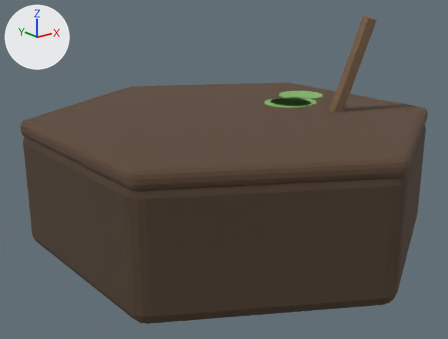
Before and after pictures for a commit that changed the Blender file bramblecrown/source-art/hex_water.blend.
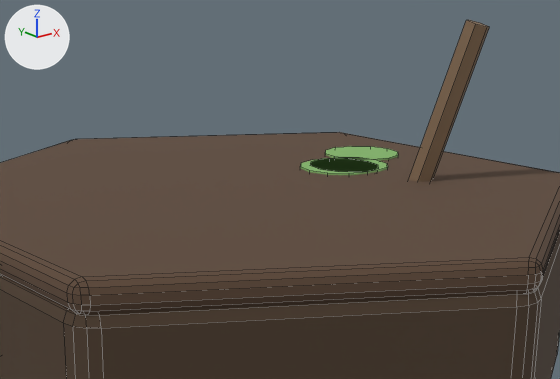
Each version is shown whole from a 50 mm camera at (-1.83, -2.22, 0.42) aimed at (-0.07, -0.02, -0.46), then close up on the part from 19% to 94% of the width and 1% to 68% of the height. The lights are fixed; the arrows at upper left show +X, +Y and +Z. The older version's two pictures come first. The close-ups show mesh edges as thin lines.

Names of what the first close-up shows: 'hex_water'.
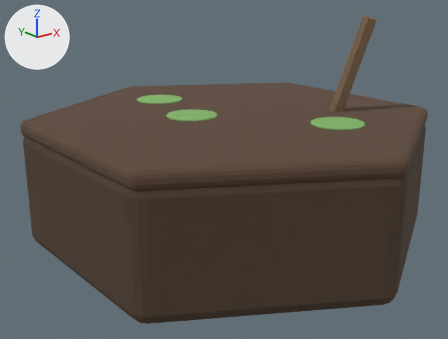
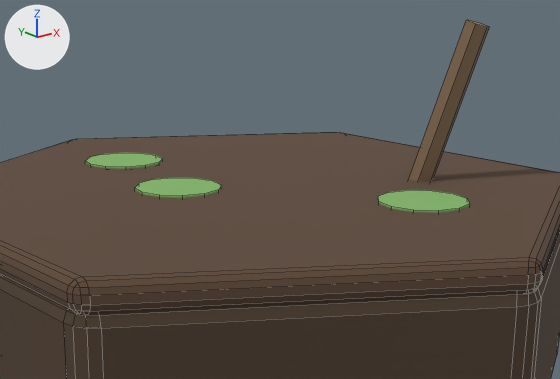
Patch to the scene script:
```diff
--- a/bramblecrown/source-art/hex_water.blend.py
+++ b/bramblecrown/source-art/hex_water.blend.py
@@ me_base @@
 me_base.from_pydata(...)  # 372 vertices, 342 faces; spans x -0.85..0.85, y -0.97..0.97, z -0.8..0.25
 # used by ob_hex_water; location = (0.0, 0.0, 0.0)
+# me_base part 1: the loose piece of 24 vertices spanning x 0.28..0.52, y -0.11..0.13, z -0.2 is moved by (-0.19, -0.46, 0.0)
+# me_base part 2: the loose piece of 24 vertices spanning x 0.25..0.49, y -0.11..0.13, z -0.2 is moved by (-0.45, 0.49, 0.0)
+# me_base part 3: the loose piece of 24 vertices spanning x 0.45..0.69, y 0.0..0.24, z -0.2 is moved by (-0.76, -0.04, 0.0)
 me_base.materials.append(mat_soil_dark)
```

Changed parts and their boxes [x1, y1, x2, y2] in the close-ups (560 x 379 px; the box of a moved part takes in the faces that stretch with it):
part 1 of me_base, moved or reshaped: before [310, 157, 388, 173]; after [378, 190, 470, 213]
part 2 of me_base, moved or reshaped: before [300, 158, 378, 175]; after [85, 153, 163, 169]
part 3 of me_base, moved or reshaped: before [325, 146, 398, 160]; after [135, 178, 221, 198]
